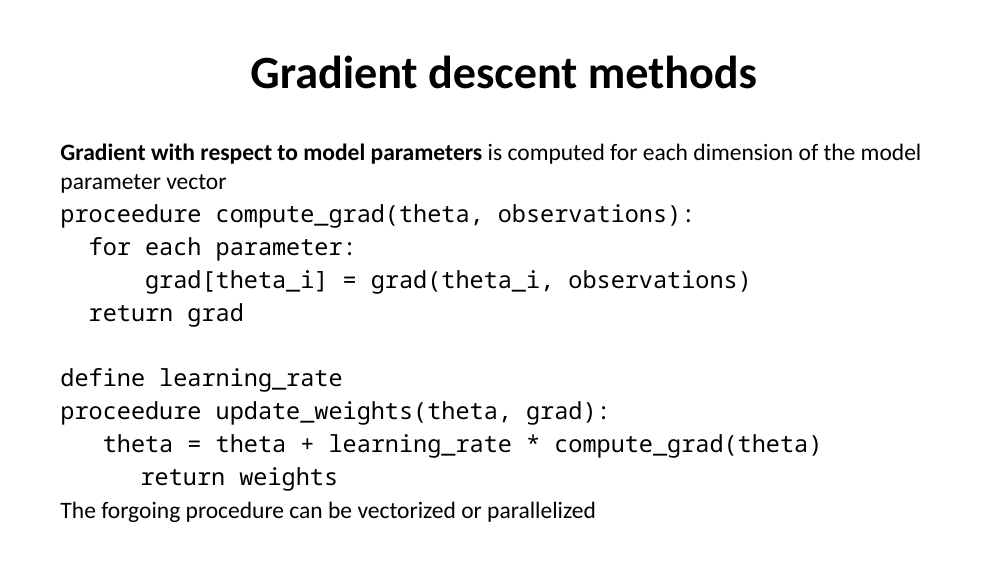
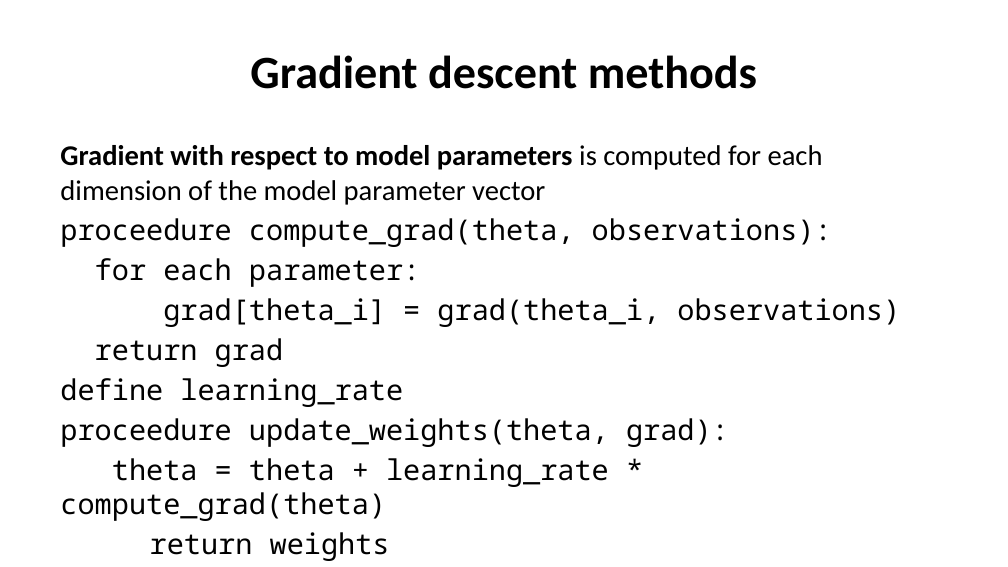
Before and after one commit to StephenElston/CSCI-E-83, a slide deck: slide 30 of LectureSlides/05_ParameterEstimationAndLikelihood.pptx. Drawn at 1008x567 pixels with LibreOffice and Linux fonts; fonts in the diff are those of the drawing. Boxes give left, top, right and bottom in pixels: in the first picture for what was removed or moved away, otherwise in the second. Text is boxed around its words. In the diff, an @@ line names an element or a change of style, - is before the commit and + after.

```diff
--- a/LectureSlides/05_ParameterEstimationAndLikelihood.pptx
+++ b/LectureSlides/05_ParameterEstimationAndLikelihood.pptx
@@ text "Gradient with respect to model ..." at bbox=[60, 145, 900, 561]: size 16.8 to 20.4 pt @@
```
Also in this commit, not shown: 13 other slides changed, 3 other files.
